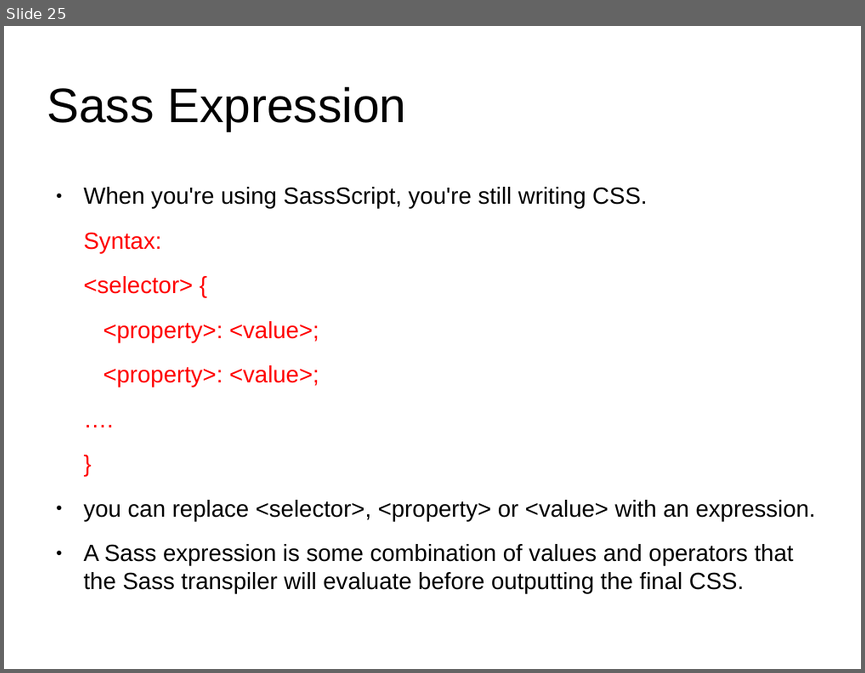
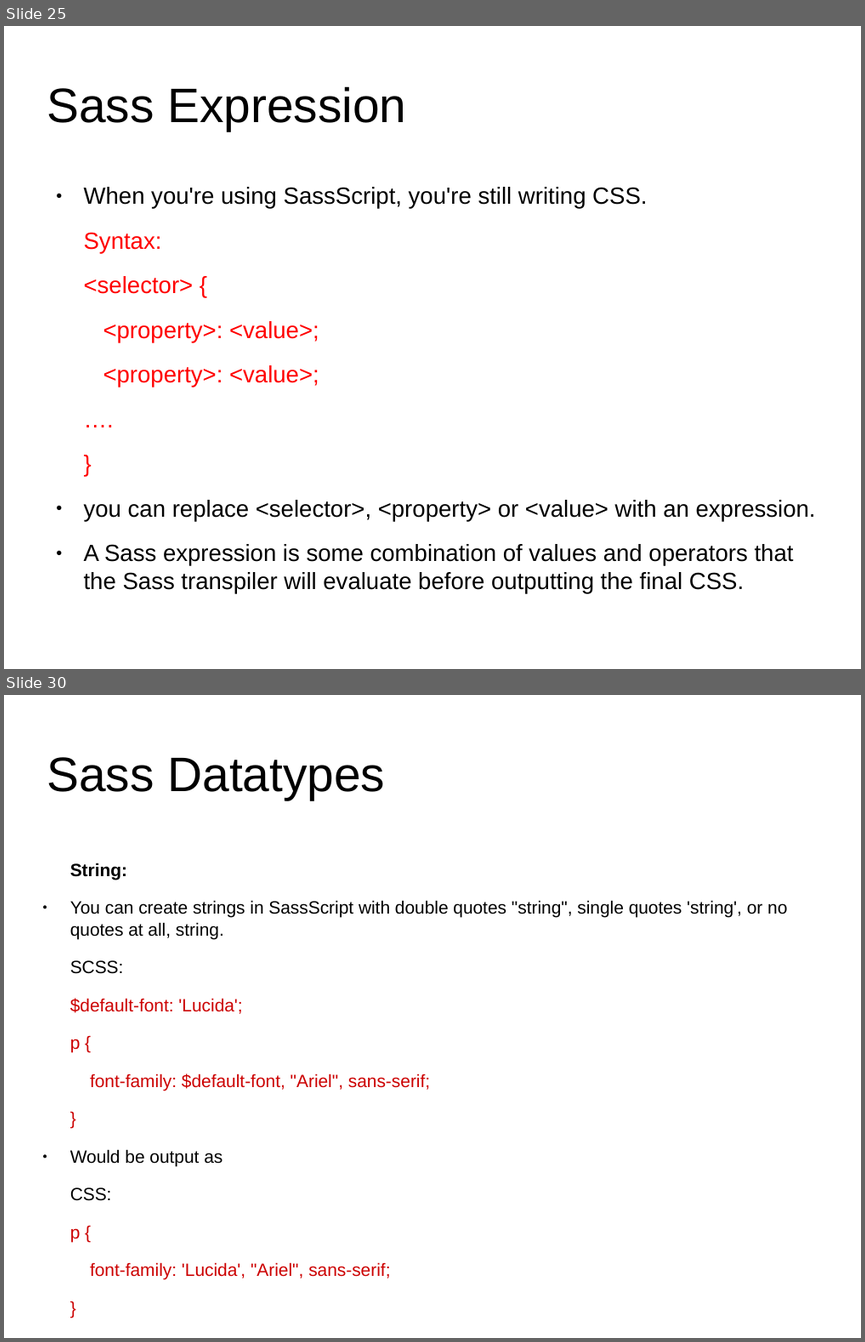
Before and after one commit to anumsh/SASS-Basics, a slide deck: SASS_basics.odp. Shown one above the other, each under a label of ours: slide 25 before the commit, slides 25 and 30 after it; the slides between them are not shown. The pictures are 865x673 and 865x1342 pixels, drawn with LibreOffice and Linux fonts; fonts in the diff are those of the drawing; background and template pictures are left out. Boxes give left, top, right and bottom in pixels: in the first picture for what was removed or moved away, otherwise in the second. Text is boxed around its words. In the diff, an @@ line names an element or a change of style, - is before the commit and + after.

Commit message:
feat: Sass Datatypes

```diff
--- a/SASS_basics.odp
+++ b/SASS_basics.odp
@@ slide 30 added at box(4, 695, 861, 1338), background #FFFFFF @@
@@ title added at box(46, 757, 385, 800), 44.8 pt, text #000000 @@
+Sass Datatypes
@@ text added at box(70, 862, 787, 1280), 16.5 pt, text #000000 @@
+String:
+● You can create strings in SassScript with double quotes "string", single quotes 'string', or no quotes at all, string.
+SCSS:
+$default-font: 'Lucida';
+p {
+font-family: $default-font, "Ariel", sans-serif;
+}
+● Would be output as
+CSS:
+p {
+font-family: 'Lucida', "Ariel", sans-serif;
+}
```
Also in this commit, not shown: 1 slide changed, 3 other slides added.
